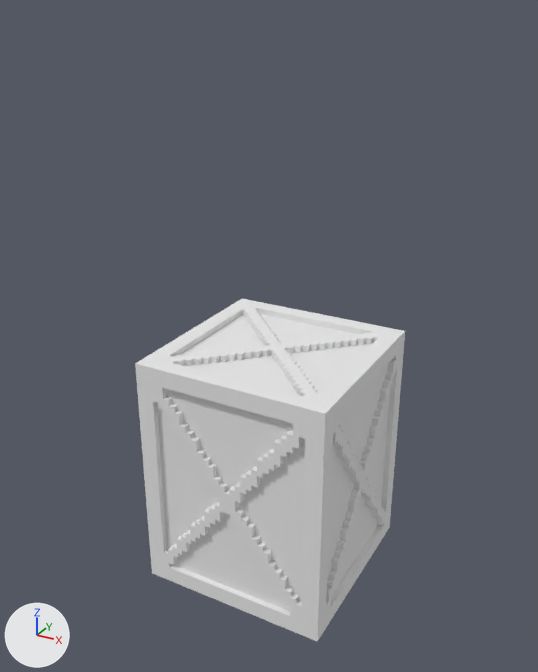
The OBJ model Models/Tileset/box.obj as it was, and as the next commit left it.
Camera for both pictures: a 50 mm camera at (5.38, -9.9, 9.33) aimed at (-0.04, -0.05, 4.41). Lighting does not change. The marker at lower left points along +X, +Y and +Z. Where no turn or scale is listed for an object, it has been applied to the vertices. Vertices at the same position are counted once.

In view in the first picture: 'Untitled'.
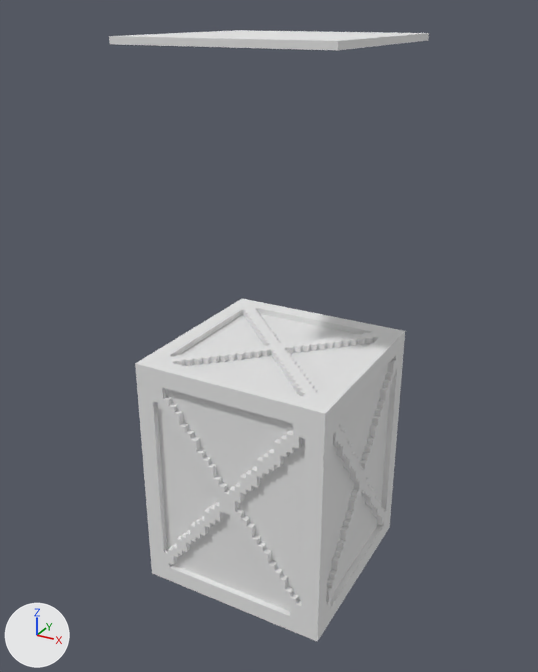
Changed parts and their boxes (x1, y1, x2, y2) in the pictures (538 x 672 px):
'Untitled', reshaped (18% wider, 78% taller): before (135, 299, 405, 641); after (109, 30, 429, 641)
part 1 of me_untitled, added: after (109, 30, 429, 50)

What the commit changed:
me_untitled has 2328 vertices, 4652 faces and spans x -1.6..1.7, y -1.6..1.7, z 0.0..4.2.
me_untitled is used by ob_untitled; location (0.0, 0.0, 0.0).
me_untitled part 1: a new loose piece, a box spanning x -1.6..1.7, y -1.6..1.7, z 8.9..9.0, in mat_palette (white #e7e7e7).
